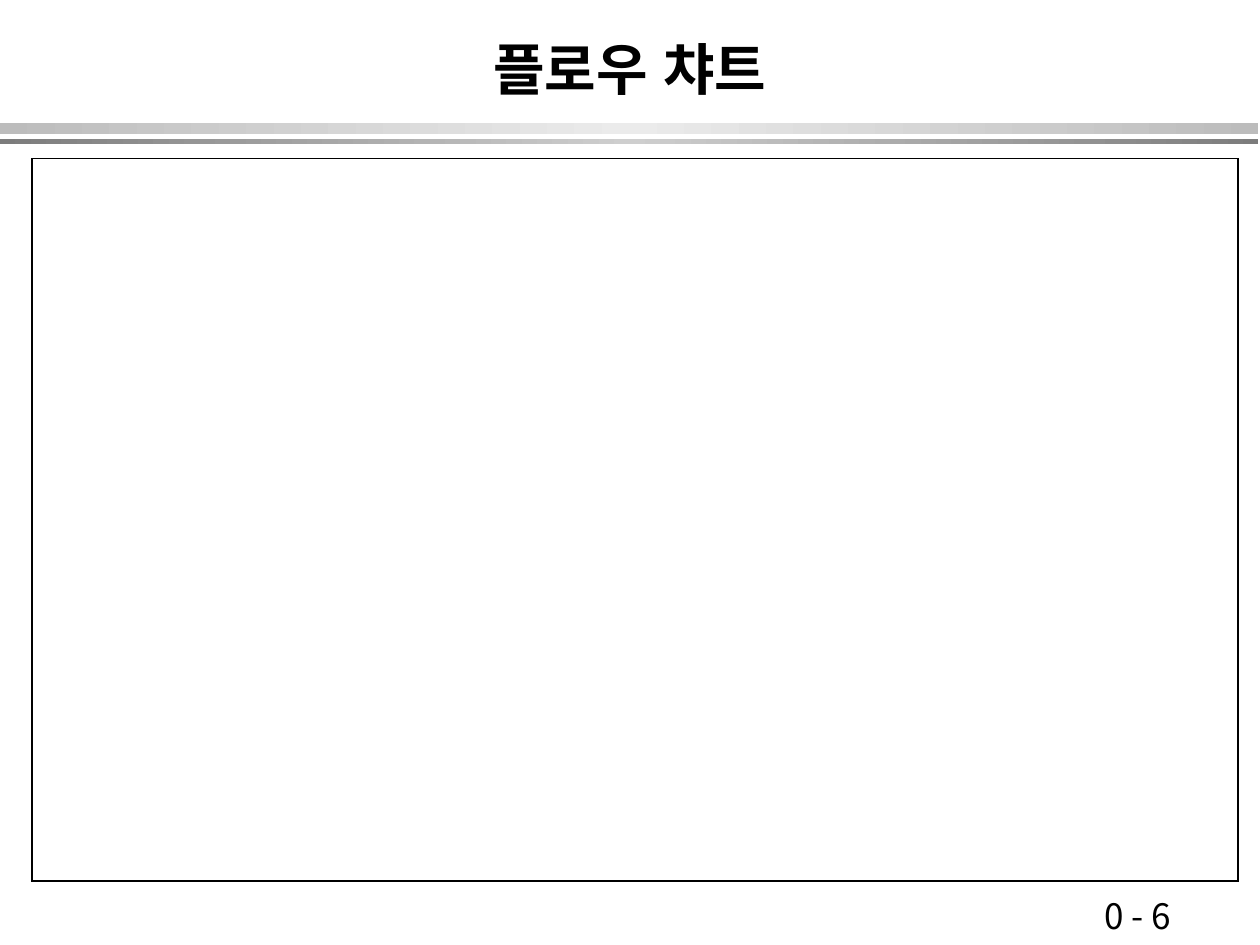
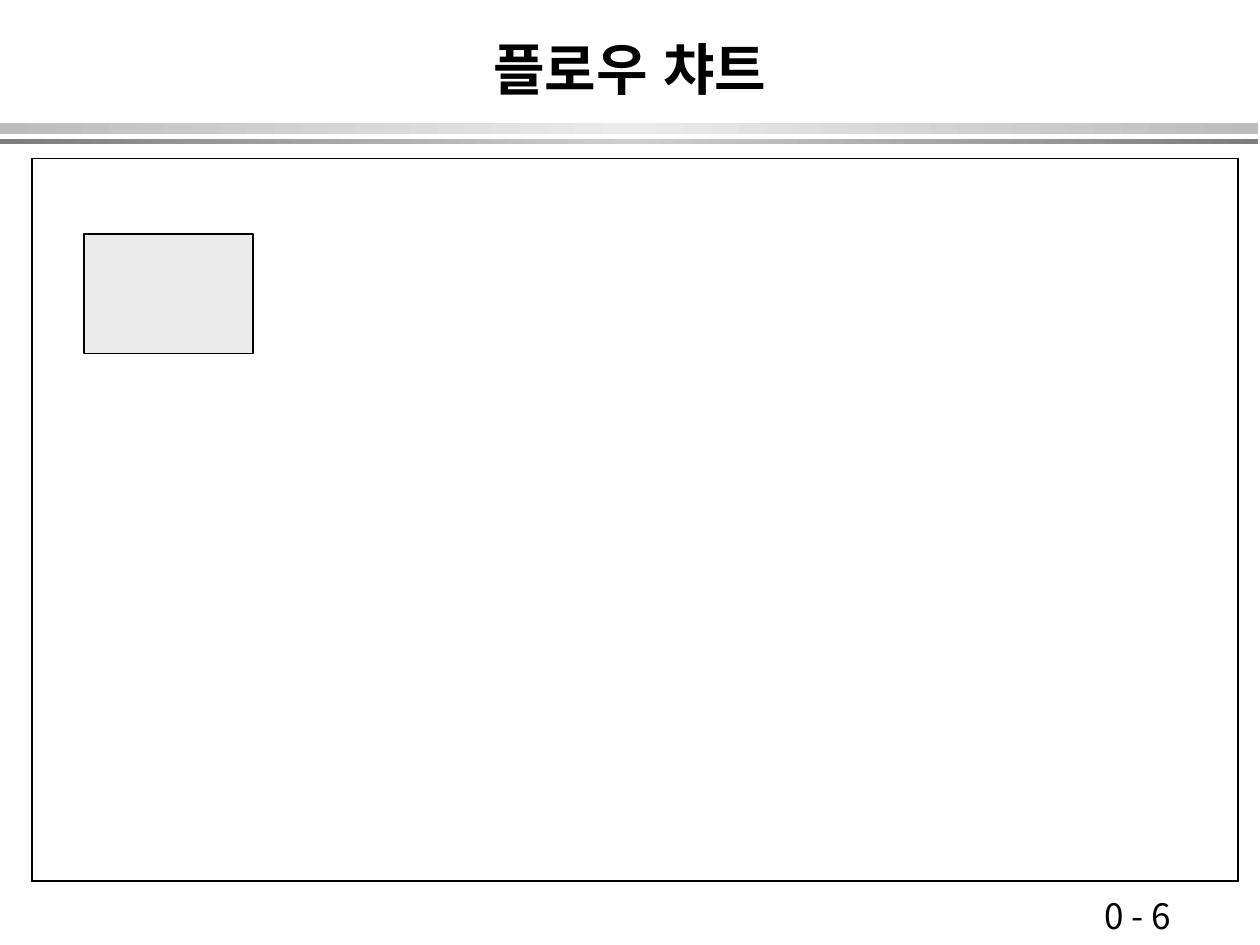
Before and after one commit to onekpride/newwebsite, a slide deck: slide 6 of 001_project_proposal_07242020.ppt. Drawn at 1260x945 pixels with LibreOffice and Linux fonts; fonts in the diff are those of the drawing. Boxes give left, top, right and bottom in pixels: in the first picture for what was removed or moved away, otherwise in the second. Text is boxed around its words. In the diff, an @@ line names an element or a change of style, - is before the commit and + after.

```diff
--- a/001_project_proposal_07242020.ppt
+++ b/001_project_proposal_07242020.ppt
@@ rectangle added at [84, 234, 253, 354], fill #EBEBEB, outline #000000 0.99 pt @@
```
Also in this commit, not shown: 1 other slide changed, 1 other file.
